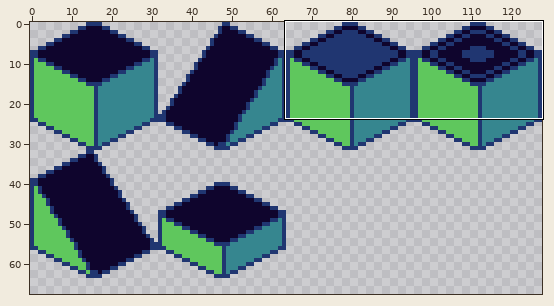
Edited in one commit: pixel-art file (AsepriteExports/TileSet16x.aseprite). The picture above shows the old version from afar; the outline marks the close-up.
Close-up. Before the edit:
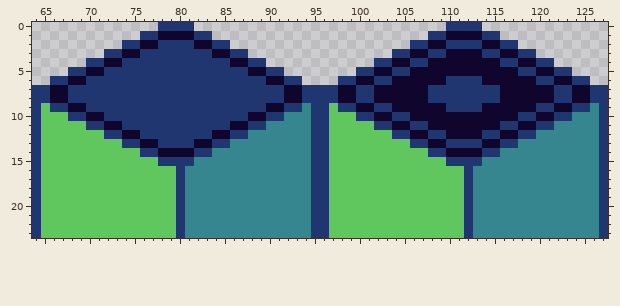
128x128 pixels, 1 frame. Shown: x 64..127, y 0..23. The wide view leaves out empty margins.
After the commit:
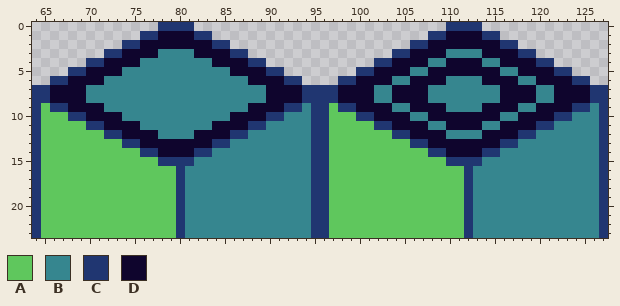
Palette (. is transparent): A #5fc75d  B #36868f  C #203671  D #0f052d
Change:
Changed rows in their new state; - is an unchanged pixel.
first column x 68:
 2 ----------DDDD----------------------------DDDD----------
 3 --------DDBBBBDD------------------------DDBBBBDD--------
 4 ------DDBBBBBBBBDD--------------------DDBB----BBDD------
 5 ----DDBBBBBBBBBBBBDD----------------DDBB--------BBDD----
 6 --DDBBBBBBBBBBBBBBBBDD------------DDBB----BBBB----BBDD--
 7 DDBBBBBBBBBBBBBBBBBBBBDD--------DDBB----BBBBBBBB----BBDD
 8 DDBBBBBBBBBBBBBBBBBBBBDD--------DDBB----BBBBBBBB----BBDD
 9 --DDBBBBBBBBBBBBBBBBDD------------DDBB----BBBB----BBDD--
10 ----DDBBBBBBBBBBBBDD----------------DDBB--------BBDD----
11 ------DDBBBBBBBBDD--------------------DDBB----BBDD------
12 --------DDBBBBDD------------------------DDBBBBDD--------
13 ----------DDDD----------------------------DDDD----------
